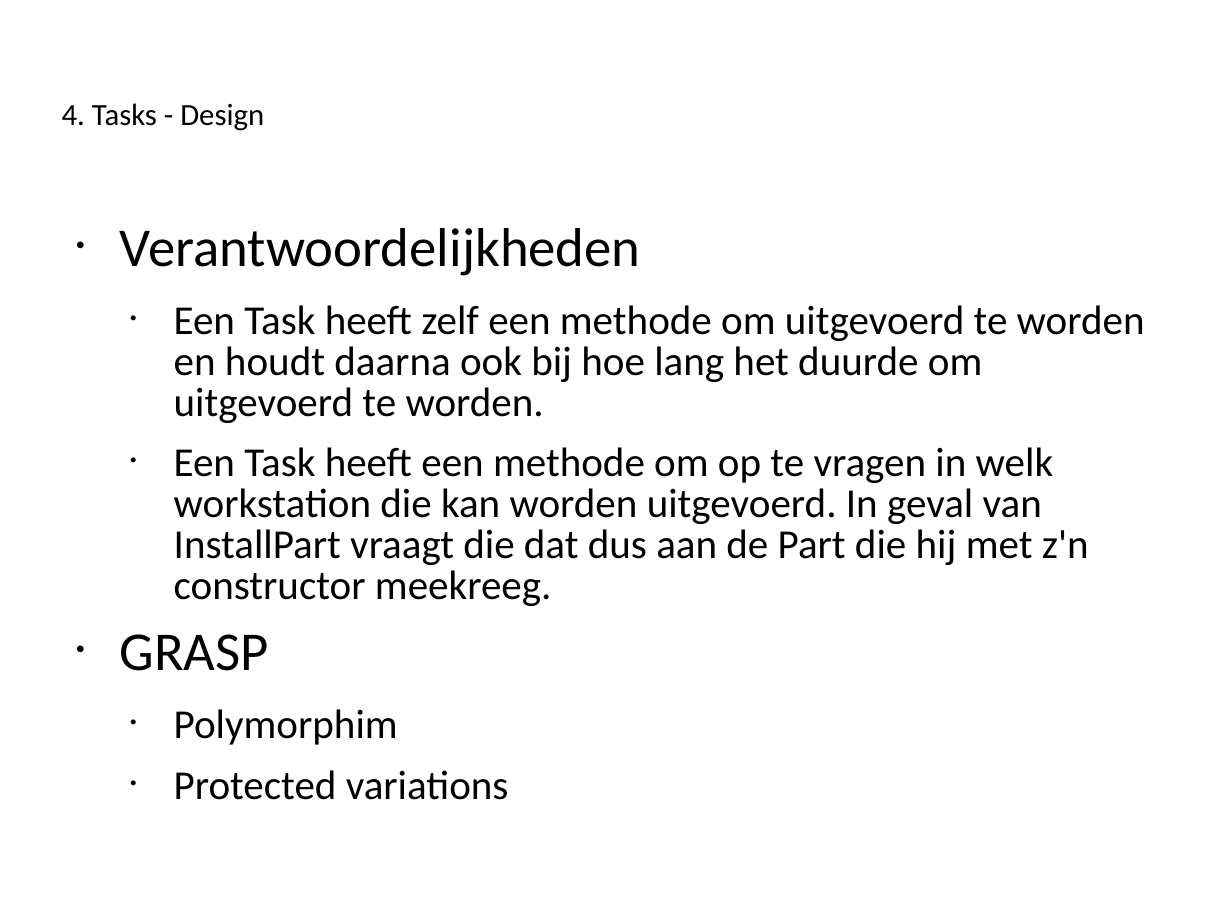
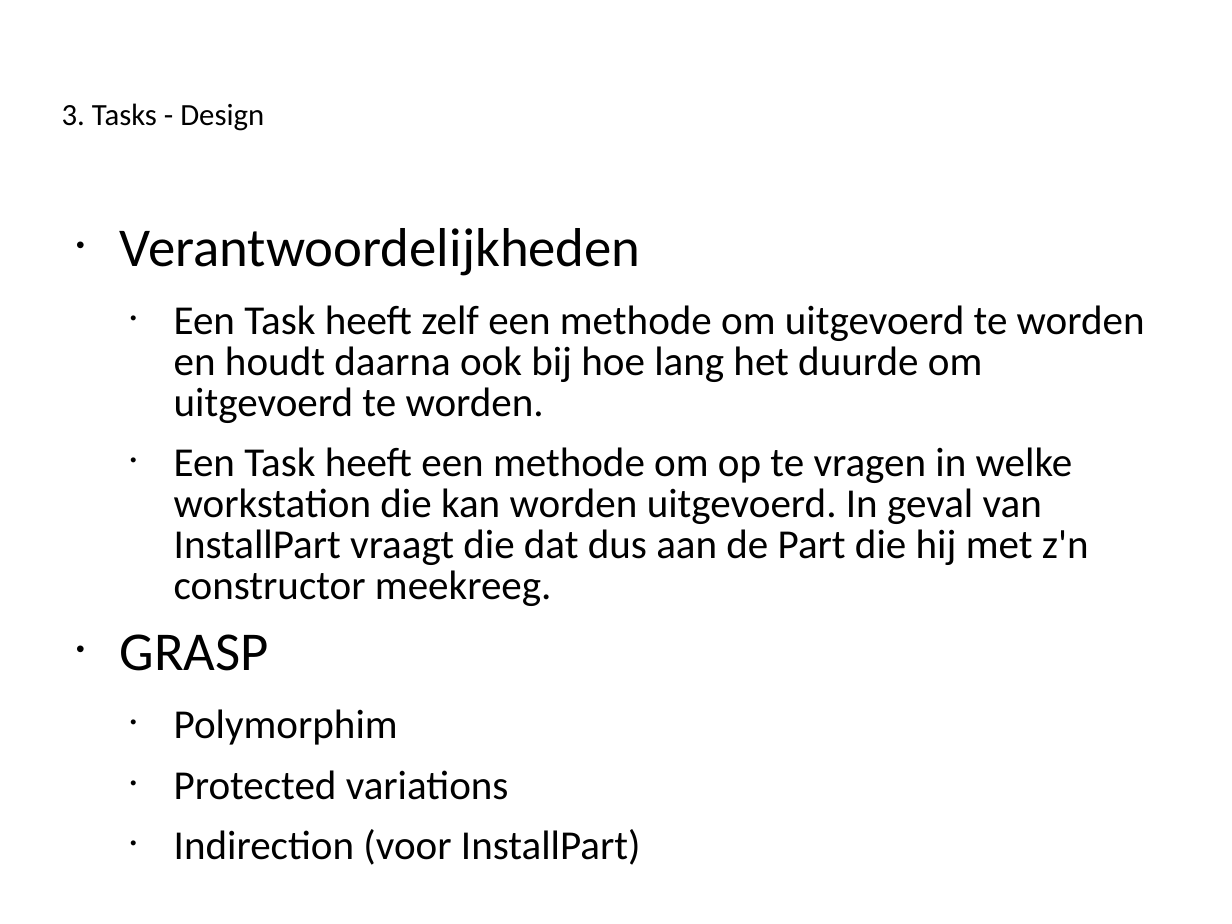
Before and after one commit to Novarg1/SWOP21, a slide deck: slide 9 of presentatie/Presentatie_Iteratie3_aanpassingenWonne21h59.ppt (slide 11 before the commit). Drawn at 1232x924 pixels with LibreOffice and Linux fonts; fonts in the diff are those of the drawing. Boxes give left, top, right and bottom in pixels: in the first picture for what was removed or moved away, otherwise in the second. Text is boxed around its words. In the diff, an @@ line names an element or a change of style, - is before the commit and + after.

```diff
--- a/presentatie/Presentatie_Iteratie3_aanpassingenWonne21h59.ppt
+++ b/presentatie/Presentatie_Iteratie3_aanpassingenWonne21h59.ppt
@@ title at <box>62,103,264,131</box>: text changed @@
-4. Tasks - Design
+3. Tasks - Design
@@ text at <box>174,447,1089,606</box>: text changed @@
-  • Een Task heeft een methode om op te vragen in welk workstation die kan worden uitgevoerd. In geval van InstallPart vraagt die dat dus aan de Part die hij met z'n constructor meekreeg.
+  • Een Task heeft een methode om op te vragen in welke workstation die kan worden uitgevoerd. In geval van InstallPart vraagt die dat dus aan de Part die hij met z'n constructor meekreeg.
@@ text at <box>174,829,641,865</box>: paragraph added @@
+  • Indirection (voor InstallPart)
```
Also in this commit, not shown: 18 other slides changed, 1 slide added.
